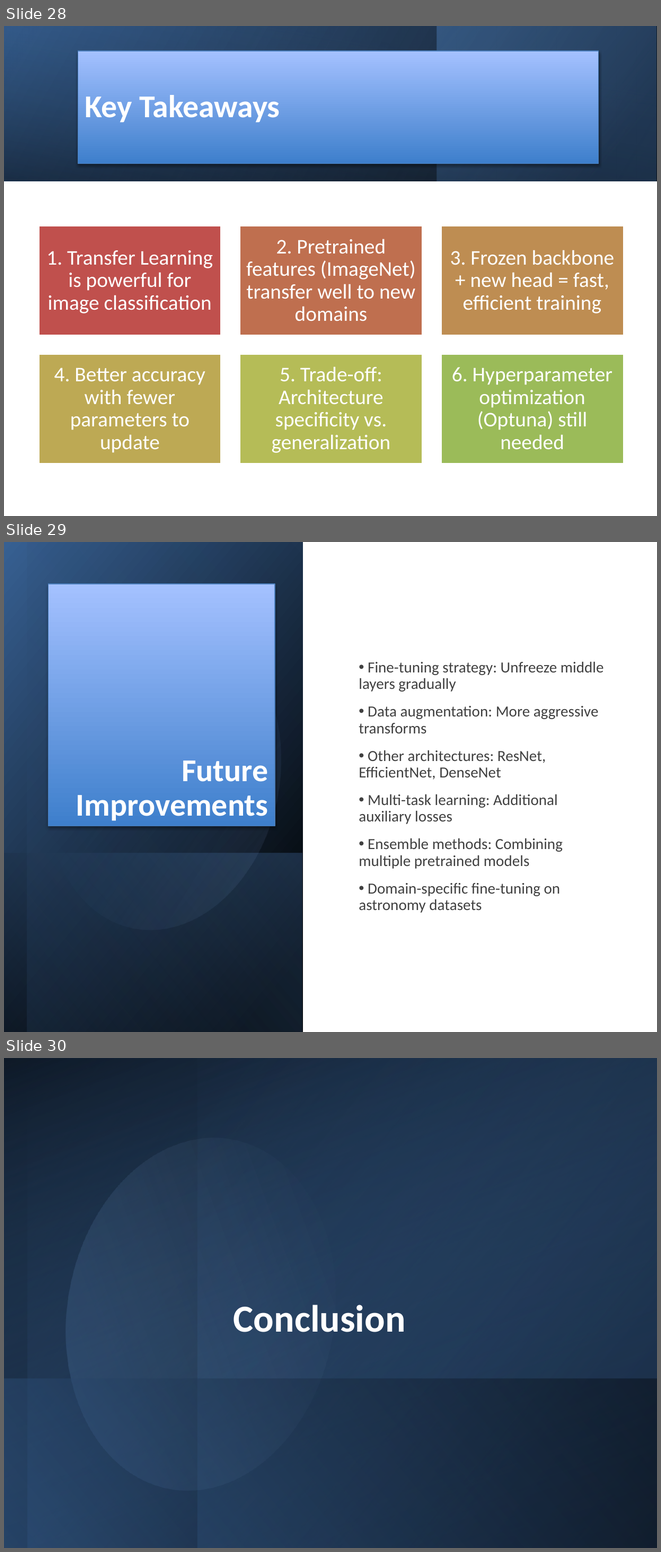
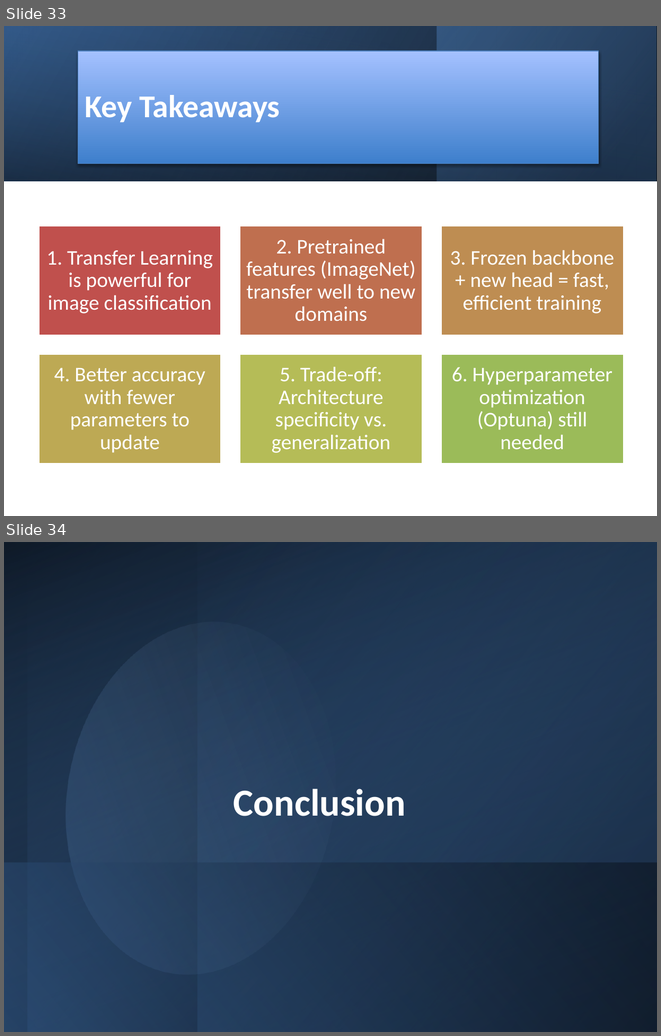
Before and after one commit to Bernardo1205/Deep-Learning, a slide deck: src/assignment-2/CNN/CNN_Classification_Report.pptx. Shown one above the other, each under a label of ours: slides 28, 29 and 30 before the commit, slides 33 and 34 after it. The pictures are 661x1552 and 661x1036 pixels, drawn with LibreOffice and Linux fonts; fonts in the diff are those of the drawing. Boxes give left, top, right and bottom in pixels: in the first picture for what was removed or moved away, otherwise in the second. Text is boxed around its words. In the diff, an @@ line names an element or a change of style, - is before the commit and + after.

```diff
--- a/src/assignment-2/CNN/CNN_Classification_Report.pptx
+++ b/src/assignment-2/CNN/CNN_Classification_Report.pptx
@@ slide 29 removed at (x1=4, y1=542, x2=657, y2=1032), background #FFFFFF @@
@@ rectangle removed at (x1=4, y1=542, x2=303, y2=1032) @@
@@ rectangle removed at (x1=27, y1=543, x2=303, y2=1032) @@
@@ rectangle removed at (x1=49, y1=584, x2=275, y2=826) @@
-Future Improvements
@@ ellipse removed at (x1=19, y1=602, x2=308, y2=951) @@
@@ text removed at (x1=359, y1=661, x2=604, y2=912) @@
-• Fine-tuning strategy: Unfreeze middle layers gradually
-• Data augmentation: More aggressive transforms
-• Other architectures: ResNet, EfficientNet, DenseNet
-• Multi-task learning: Additional auxiliary losses
-• Ensemble methods: Combining multiple pretrained models
-• Domain-specific fine-tuning on astronomy datasets
@@ rectangle removed at (x1=4, y1=853, x2=302, y2=1032) @@
@@ what was slide 28 is now slide 33 @@
@@ what was slide 30 is now slide 34 @@
```
Also in this commit, not shown: 7 slides changed, 8 slides added, 3 other slides removed.
